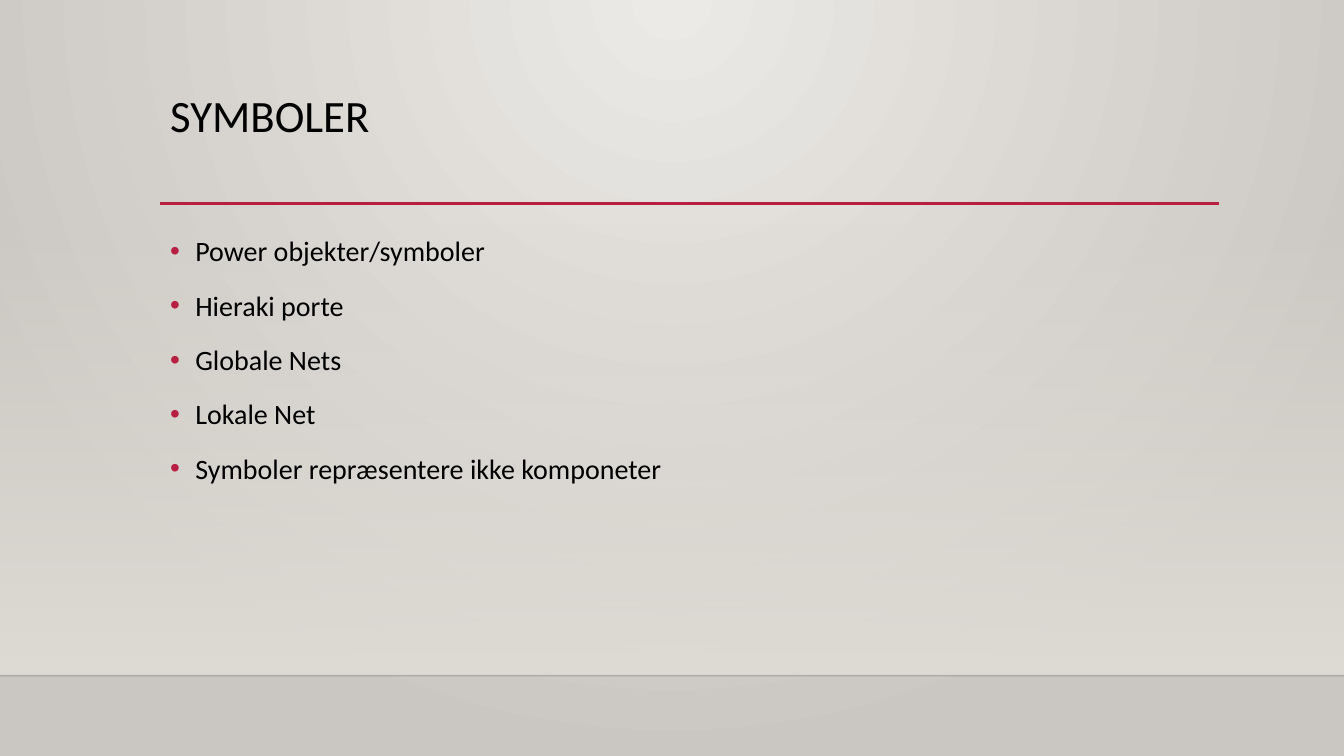
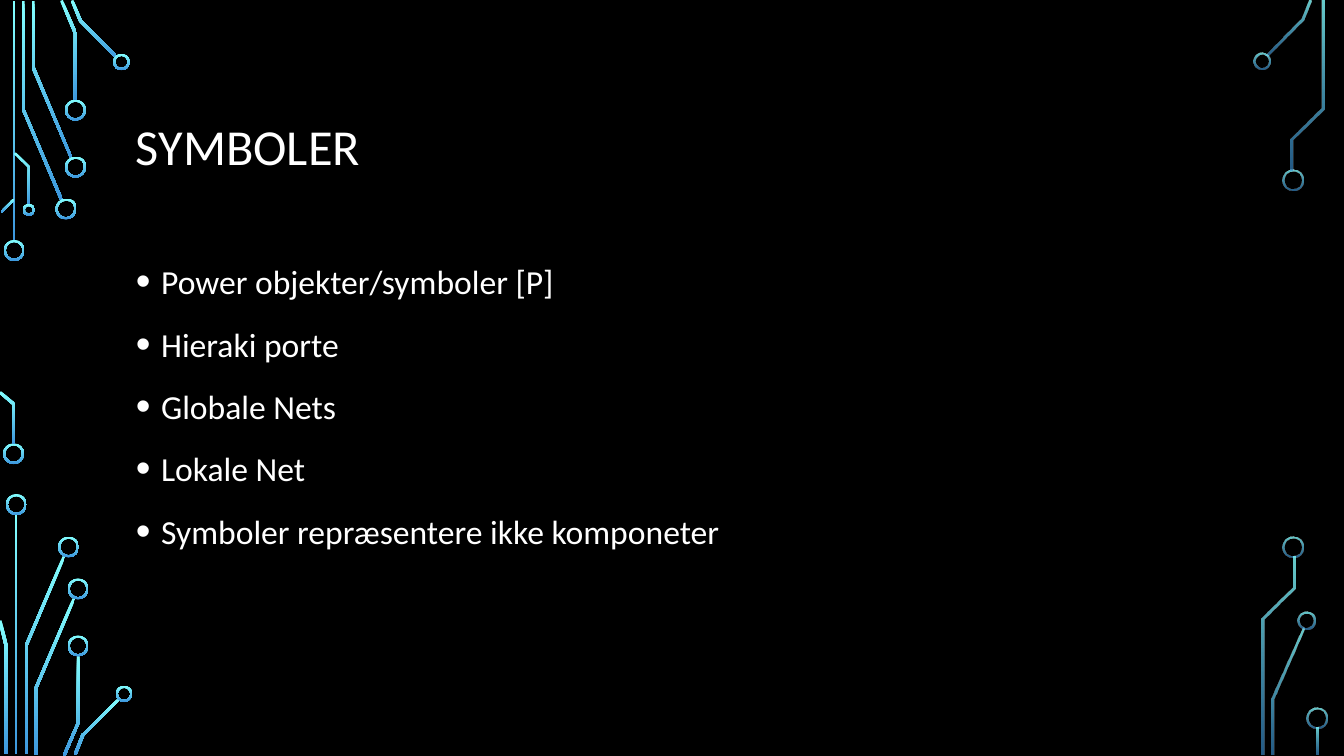
Before and after one commit to gert-lauritsen/Kicad-schematic, a slide deck: slide 8 of Kicad Schematic.pptx. Drawn at 1344x756 pixels with LibreOffice and Linux fonts; fonts in the diff are those of the drawing; background and template pictures are left out. Boxes give left, top, right and bottom in pixels: in the first picture for what was removed or moved away, otherwise in the second. Text is boxed around its words. In the diff, an @@ line names an element or a change of style, - is before the commit and + after.

```diff
--- a/Kicad Schematic.pptx
+++ b/Kicad Schematic.pptx
@@ background gradient #ECEAE7 to #CAC7C1 to picture (left out) @@
@@ title "SYMBOLER": place and size @@
-title "SYMBOLER" at [170,103,369,133]
+title "SYMBOLER" at [136,132,360,166]
@@ title "SYMBOLER" at [136,132,360,166]: size 32 to 36 pt, text colour #000000 to #FFFFFF; vertical alignment top to middle @@
@@ line removed from (160, 204) to (1220, 204) @@
@@ rectangle removed at [0,223,1344,676] @@
@@ text "Power objekter/symboler [P]": place and size @@
-text "Power objekter/symboler [P]" at [195,241,661,484]
+text "Power objekter/symboler [P]" at [161,269,720,550]
@@ text at [161,269,554,300]: text changed; size 20 to 24 pt; text colour #000000 to #FFFFFF @@
-• Power objekter/symboler
+• Power objekter/symboler [P]
@@ text at [161,333,720,550]: size 20 to 24 pt, text colour #000000 to #FFFFFF in "Hieraki porte", "Globale Nets", "Lokale Net", "Symboler repræsentere ikke komponeter" @@
@@ line removed from (0, 676) to (1344, 676) @@
@@ group added at [0,0,1328,756]: 33 freeform shapes, 3 rectangles @@
```
Also in this commit, not shown: 12 other slides changed, 1 slide added, 1 other file.
